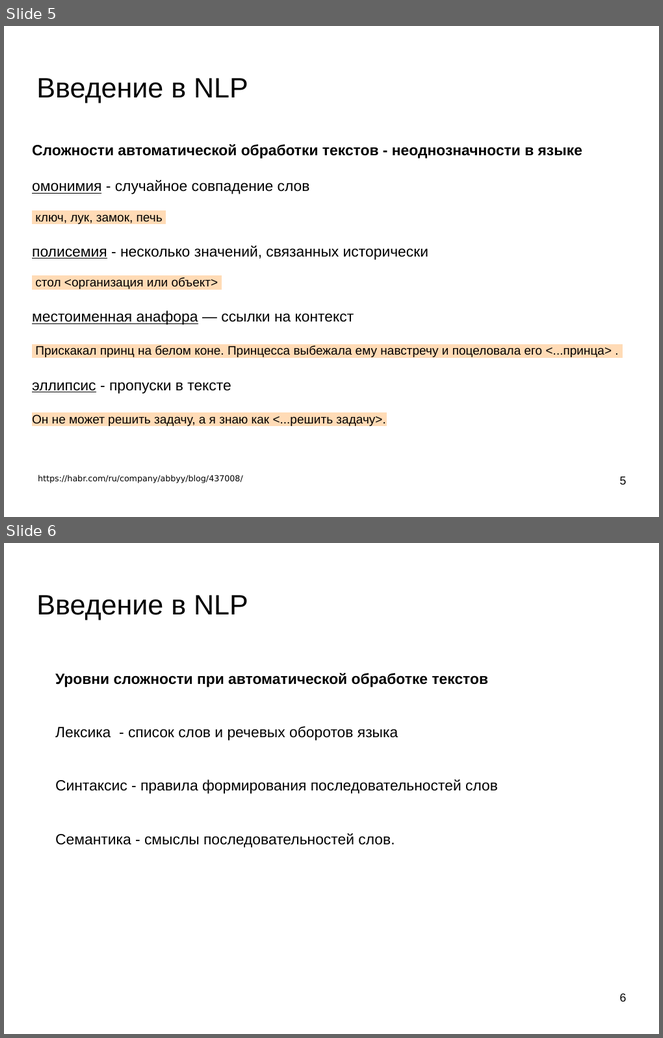
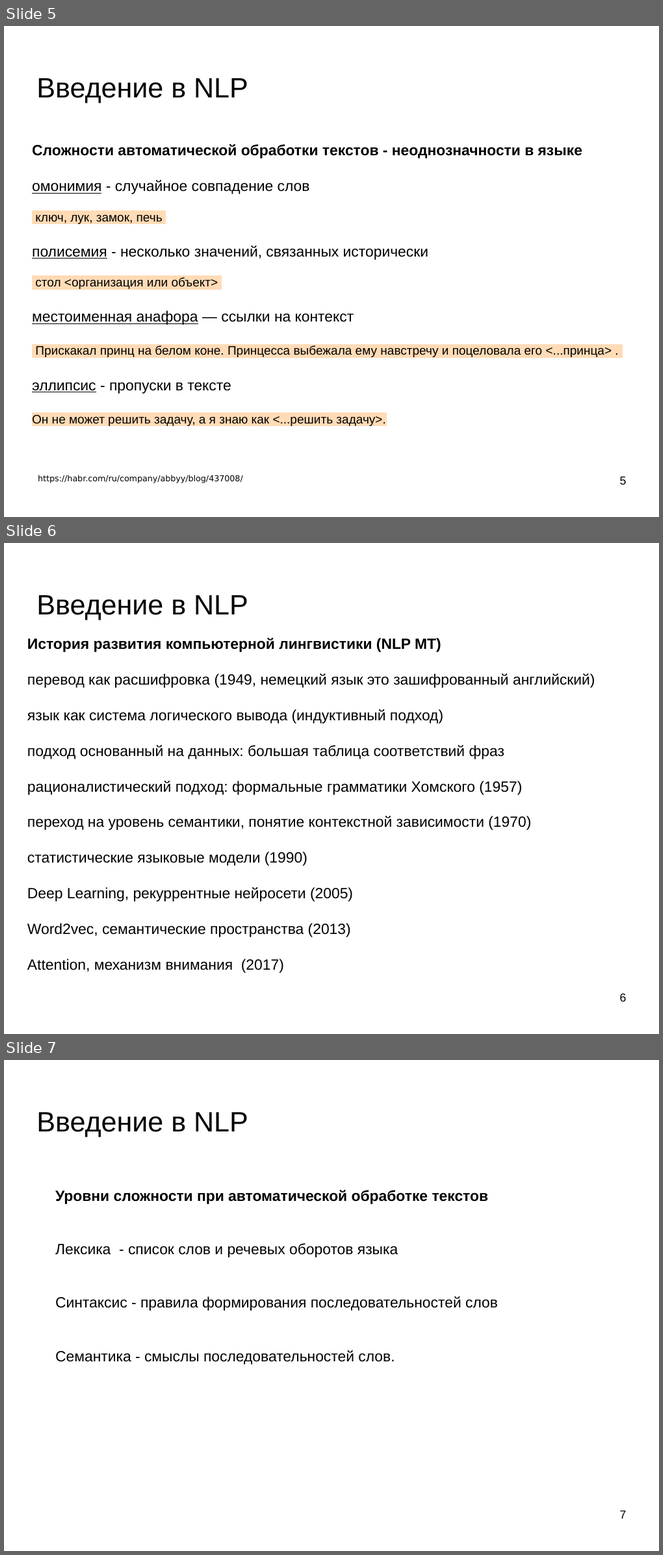
Before and after one commit to mechanoid5/ml_nlp_2022, a slide deck: 01-intro.odp. Shown one above the other, each under a label of ours: slides 5 and 6 before the commit, slides 5, 6 and 7 after it. The pictures are 663x1038 and 663x1555 pixels, drawn with LibreOffice and Linux fonts; fonts in the diff are those of the drawing; background and template pictures are left out. Boxes give left, top, right and bottom in pixels: in the first picture for what was removed or moved away, otherwise in the second. Text is boxed around its words. In the diff, an @@ line names an element or a change of style, - is before the commit and + after.

```diff
--- a/01-intro.odp
+++ b/01-intro.odp
@@ slide 6 added at <box>4,543,659,1034</box>, background picture (left out) @@
@@ title added at <box>36,595,248,620</box>, 33.9 pt, text #000000 @@
+Введение в NLP
@@ text added at <box>27,638,595,973</box>, 18 pt, text #000000 @@
+История развития компьютерной лингвистики (NLP MT)
+перевод как расшифровка (1949, немецкий язык это зашифрованный английский)
+язык как система логического вывода (индуктивный подход)
+подход основанный на данных: большая таблица соответствий фраз
+рационалистический подход: формальные грамматики Хомского (1957)
+переход на уровень семантики, понятие контекстной зависимости (1970)
+статистические языковые модели (1990)
+Deep Learning, рекуррентные нейросети (2005)
+Word2vec, семантические пространства (2013)
+Attention, механизм внимания (2017)
@@ page number added at <box>620,993,627,1002</box>, 14 pt, text #000000 @@
+6
@@ what was slide 6 is now slide 7 @@
@@ page number at <box>620,1510,627,1519</box>: text changed @@
-6
+7
```
Also in this commit, not shown: 2 slides changed, 1 other file.
